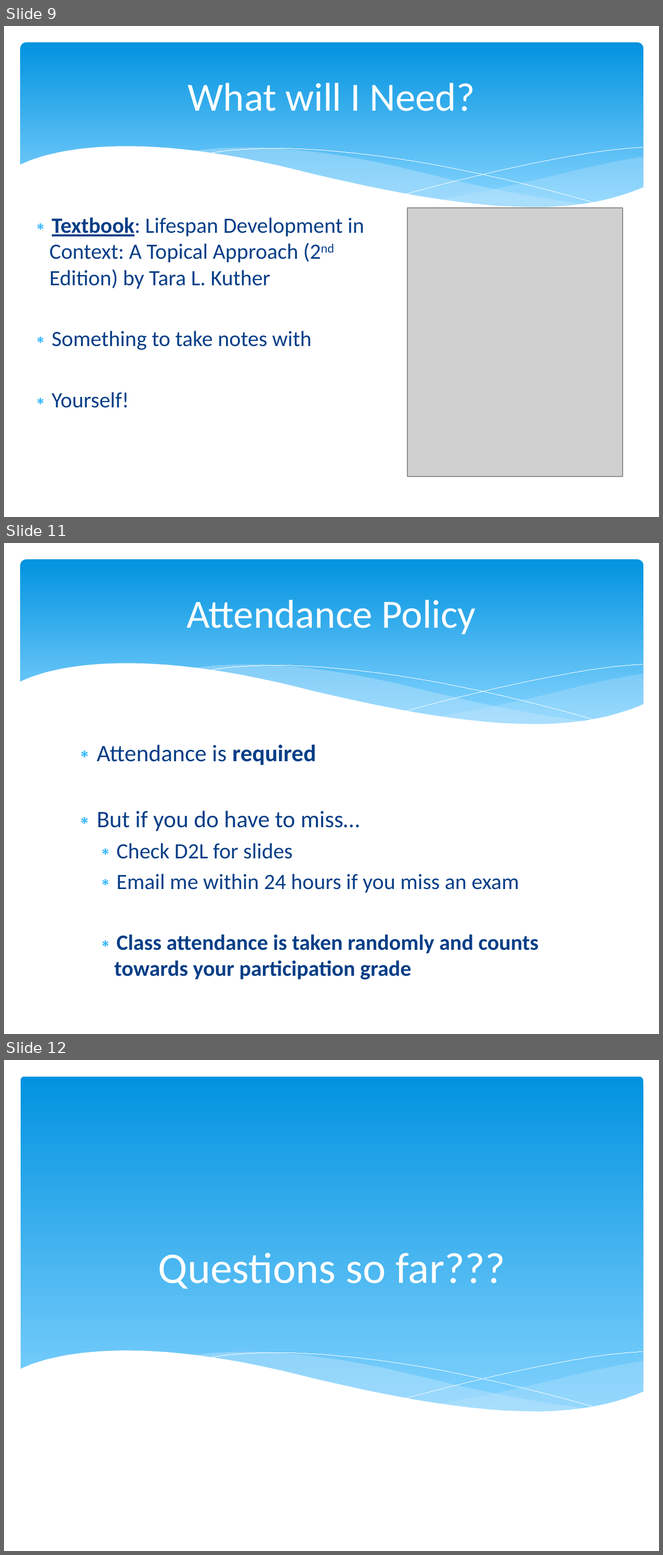
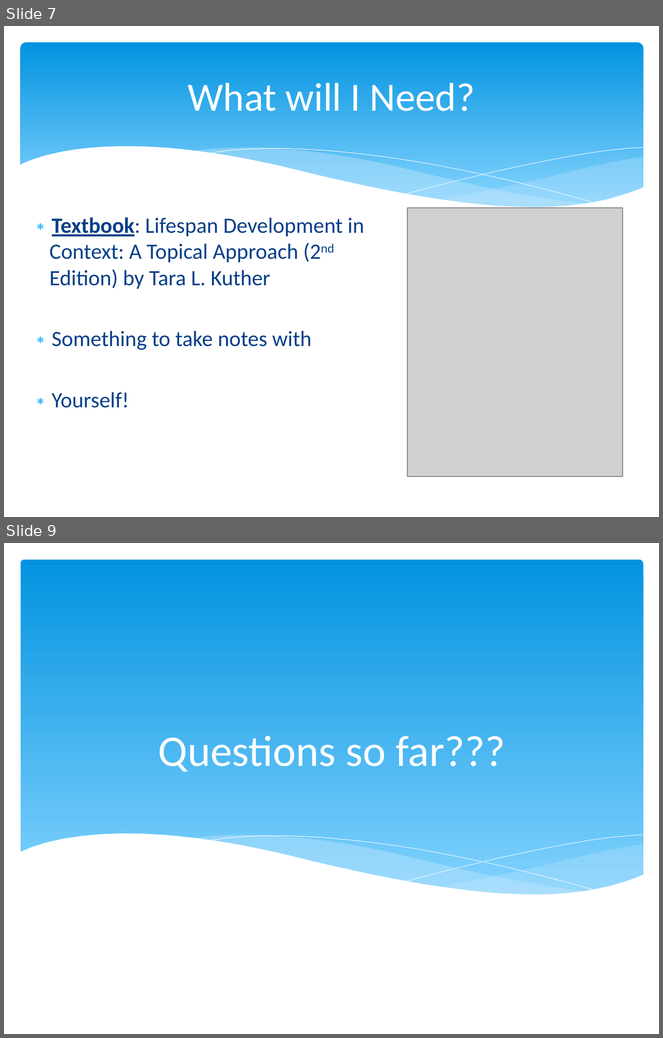
Before and after one commit to npm27/Teaching-Materials, a slide deck: Developmental Spring 24/Slides/0 First Day Info (202).pptx. Shown one above the other, each under a label of ours: slides 9, 11 and 12 before the commit, slides 7 and 9 after it; the slides between them are not shown. The pictures are 663x1555 and 663x1038 pixels, drawn with LibreOffice and Linux fonts; fonts in the diff are those of the drawing; grey boxes stand for pictures. Boxes give left, top, right and bottom in pixels: in the first picture for what was removed or moved away, otherwise in the second. Text is boxed around its words. In the diff, an @@ line names an element or a change of style, - is before the commit and + after.

```diff
--- a/Developmental Spring 24/Slides/0 First Day Info (202).pptx
+++ b/Developmental Spring 24/Slides/0 First Day Info (202).pptx
@@ slide 11 removed at [4, 543, 659, 1034], background #FFFFFF; not listed: 6 template elements that a slide beside it also shows @@
@@ title removed at [187, 600, 476, 635] @@
-Attendance Policy
@@ text removed at [97, 745, 539, 980] @@
-∗ Attendance is required
-∗ But if you do have to miss…
-  ∗ Check D2L for slides
-  ∗ Email me within 24 hours if you miss an exam
-  ∗ Class attendance is taken randomly and counts towards your participation grade
@@ what was slide 9 is now slide 7 @@
@@ what was slide 12 is now slide 9 @@
```
Also in this commit, not shown: 2 slides changed, 1 other slide removed, 1 other file.
